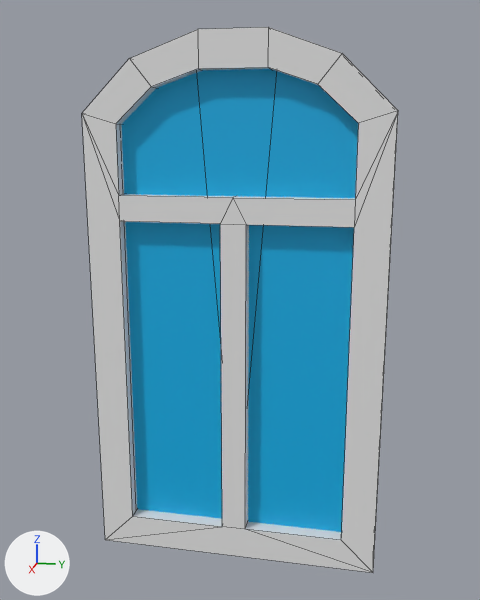
The FBX model LibraryOA/Assets/Graphics/Meshes/Window_02_Mesh.fbx, before and after one commit.
Rendered twice from a camera (50 mm lens) standing at (3.84, 0.78, 2.43) and looking at (-0.17, -0.03, 1.43). Arrows for +X, +Y and +Z are at lower left; the lights stay in place. Mesh edges are drawn as thin lines. Where no turn or scale is listed for an object, it has been applied to the vertices.

The first picture shows 'Window_02'.
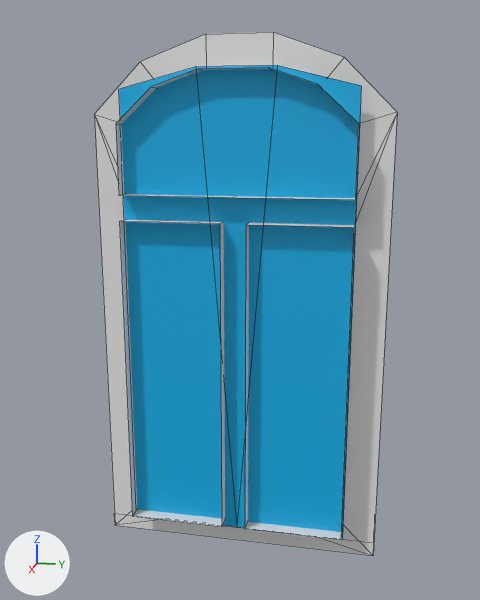
Boxes (x1, y1, x2, y2) around the edits, measured in the pictures (480 x 600 px):
'Window_02', reshaped
    before: (82, 27, 398, 573)
    after: (94, 32, 397, 556)
part 1 of me_window_02, deleted
    before: (82, 27, 398, 573)

The change in detail:
me_window_02 is used by ob_window_02; location (0.0, 0.0, 0.0).
me_window_02 had 63 vertices, 69 faces and spanned x -0.5..0.16, y -0.88..0.88, z -0.18..2.98.
me_window_02 now has 55 vertices, 43 faces and spans x -0.5..0.16, y -0.88..0.88, z -0.18..2.98.
Part 1, on me_window_02:
8 vertices are removed from x 0.16, y -0.88..0.88, z -0.18..2.98.
26 faces are deleted.
